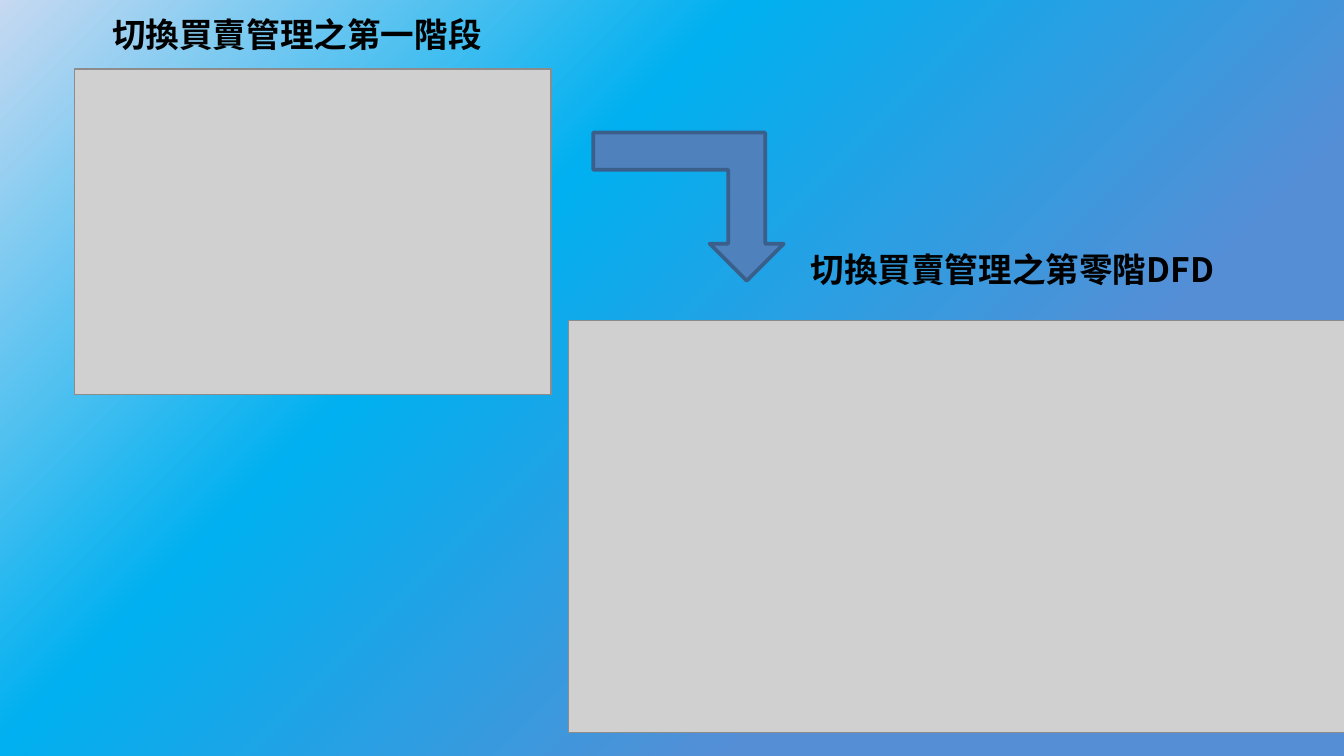
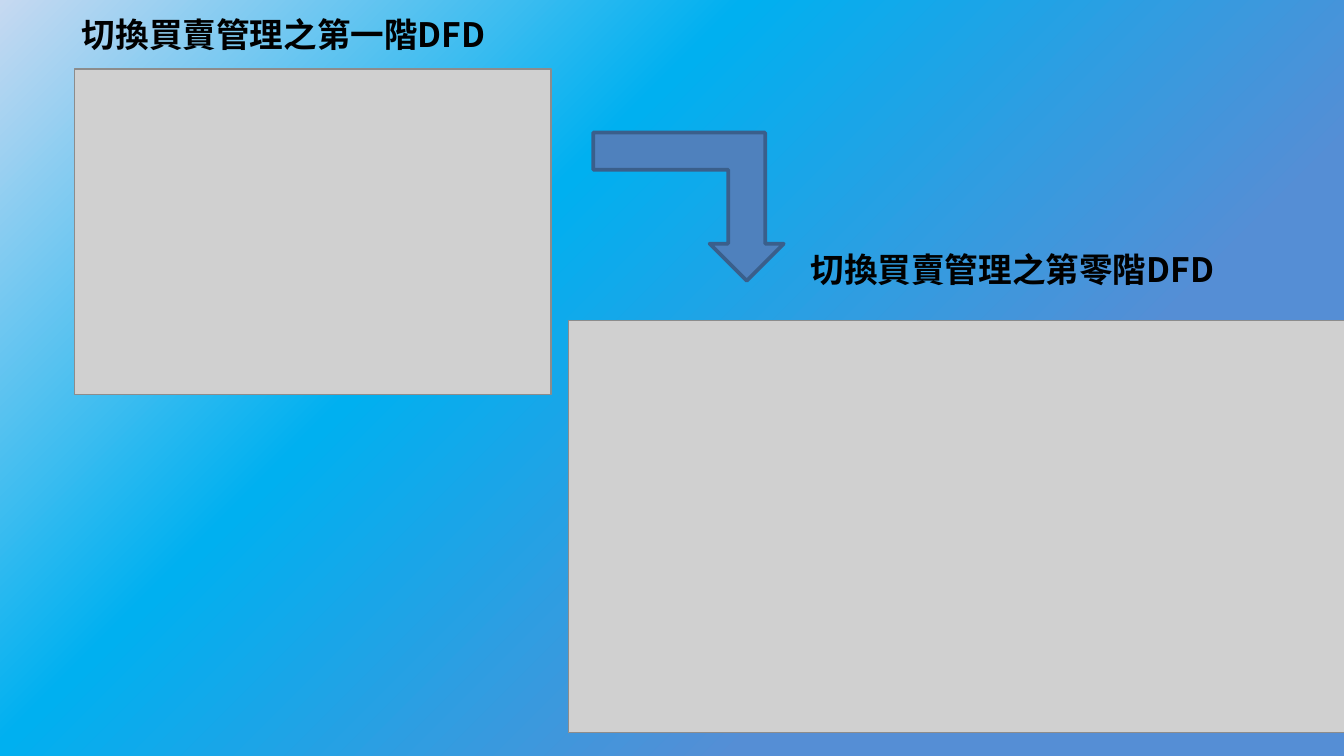
Before and after one commit to bnuby/Mobile-Application-Software, a slide deck: slide 11 of 系統分析/系統分析期中報告.pptx. Drawn at 1344x756 pixels with LibreOffice and Linux fonts; fonts in the diff are those of the drawing; grey boxes stand for pictures. Boxes give left, top, right and bottom in pixels: in the first picture for what was removed or moved away, otherwise in the second. Text is boxed around its words. In the diff, an @@ line names an element or a change of style, - is before the commit and + after.

```diff
--- a/系統分析/系統分析期中報告.pptx
+++ b/系統分析/系統分析期中報告.pptx
@@ text at (82, 13, 486, 57): text changed @@
-切換買賣管理之第一階段
+切換買賣管理之第一階DFD
```
Also in this commit, not shown: 6 other slides changed.
